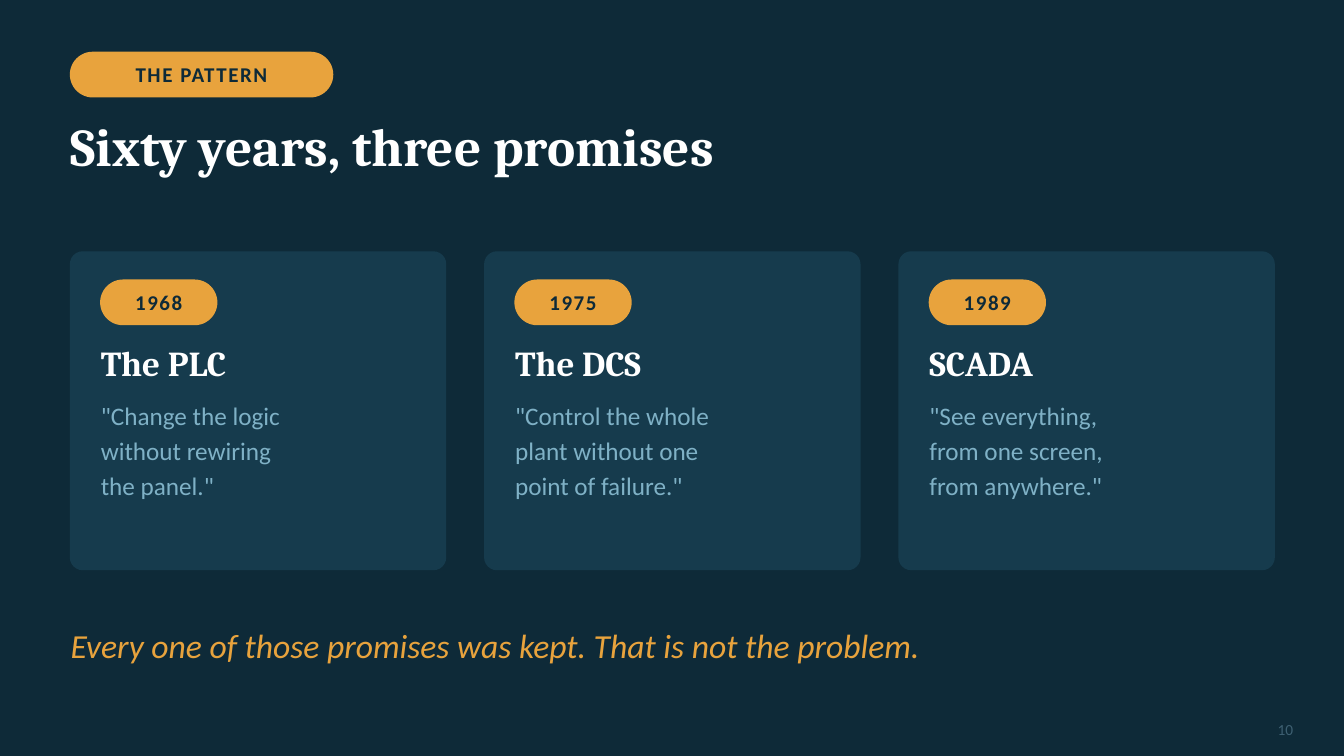
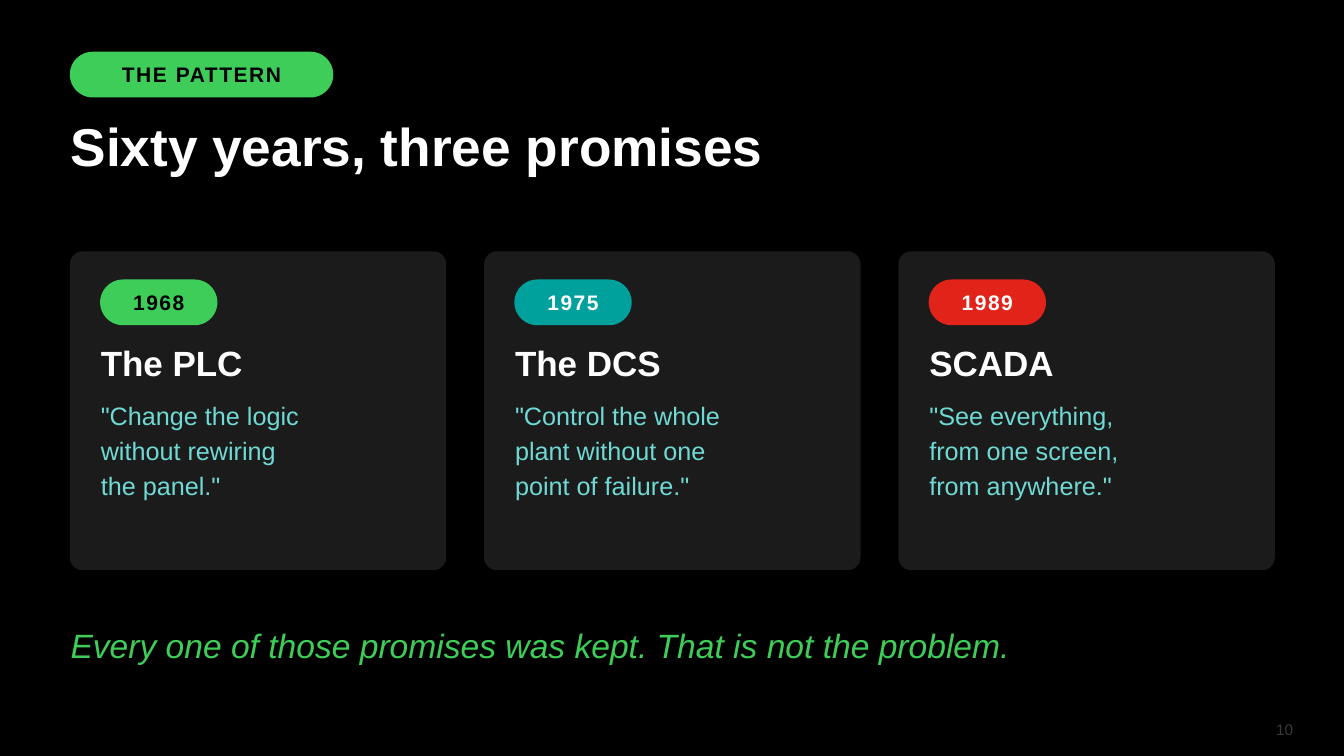
Before and after one commit to KyleSandersSE/AgentSE, a slide deck: slide 10 of presentations/tri-state-2026/SDA-Water-Wastewater-TriState-2026.pptx. Drawn at 1344x756 pixels with LibreOffice and Linux fonts; fonts in the diff are those of the drawing. Boxes give left, top, right and bottom in pixels: in the first picture for what was removed or moved away, otherwise in the second. Text is boxed around its words. In the diff, an @@ line names an element or a change of style, - is before the commit and + after.

```diff
--- a/presentations/tri-state-2026/SDA-Water-Wastewater-TriState-2026.pptx
+++ b/presentations/tri-state-2026/SDA-Water-Wastewater-TriState-2026.pptx
@@ background #0E2A38 to #000000 @@
@@ text "THE PATTERN" at box(122, 67, 281, 82): font Calibri to Arial, text colour #0E2A38 to #000000 @@
@@ rounded rectangle at box(71, 52, 333, 97): fill #E8A33D to #3DCD58; outline #E8A33D 1 pt to #3DCD58 1 pt @@
@@ fill #163B4D to #1B1B1B; outline #163B4D 1 pt to #1B1B1B 1 pt in 3 elements at box(71, 252, 446, 570), box(485, 252, 860, 570), box(899, 252, 1274, 570) @@
@@ text "1968" at box(133, 295, 184, 310): font Calibri to Arial, text colour #0E2A38 to #000000 @@
@@ rounded rectangle at box(101, 280, 217, 325): fill #E8A33D to #3DCD58; outline #E8A33D 1 pt to #3DCD58 1 pt @@
@@ text "1975" at box(547, 295, 598, 311): font Calibri to Arial, text colour #0E2A38 to #FFFFFF @@
@@ rounded rectangle at box(515, 280, 631, 325): fill #E8A33D to #00A19C; outline #E8A33D 1 pt to #00A19C 1 pt @@
@@ text "1989" at box(962, 295, 1013, 311): font Calibri to Arial, text colour #0E2A38 to #FFFFFF @@
@@ rounded rectangle at box(930, 280, 1046, 325): fill #E8A33D to #E2231A; outline #E8A33D 1 pt to #E2231A 1 pt @@
@@ font Cambria to Arial in 4 elements at box(71, 127, 763, 176), box(101, 350, 243, 377), box(515, 350, 661, 377), box(929, 351, 1053, 377) @@
@@ font Calibri to Arial, text colour #7FB1C6 to #6FD9D4 in 3 elements at box(101, 406, 299, 500), box(515, 406, 720, 500), box(929, 406, 1119, 500) @@
@@ text "Every one of those promises ..." at box(71, 633, 1010, 665): font Calibri to Arial, text colour #E8A33D to #3DCD58 @@
@@ text "10" at box(1276, 724, 1293, 735): font Calibri to Arial, text colour #3E6072 to #3A3A3A @@
```
Also in this commit, not shown: 32 other slides changed, 2 other files.
